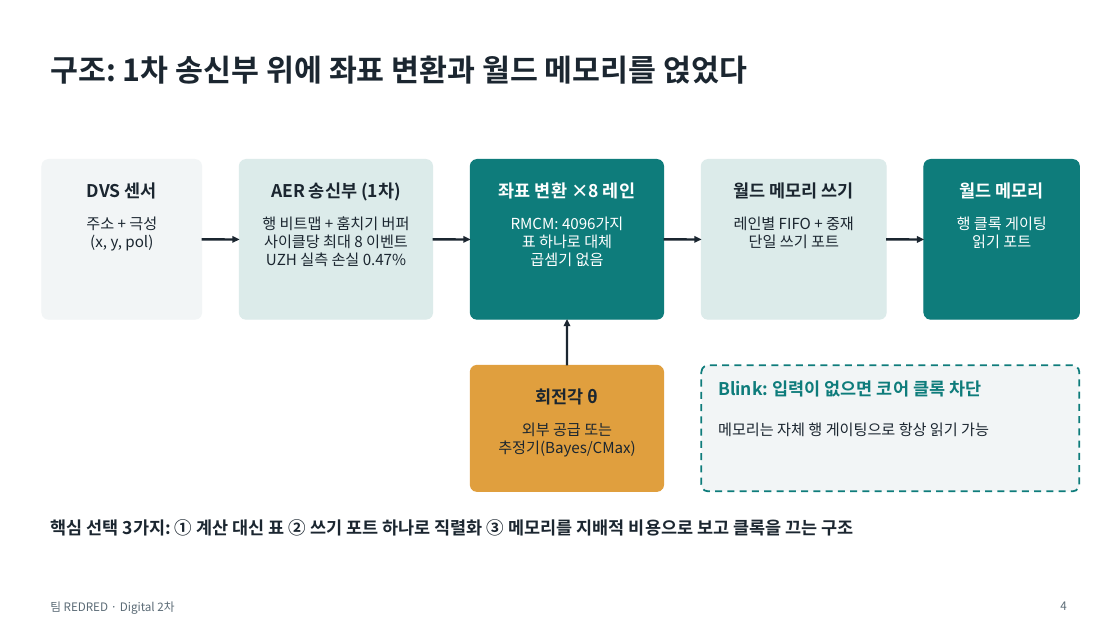
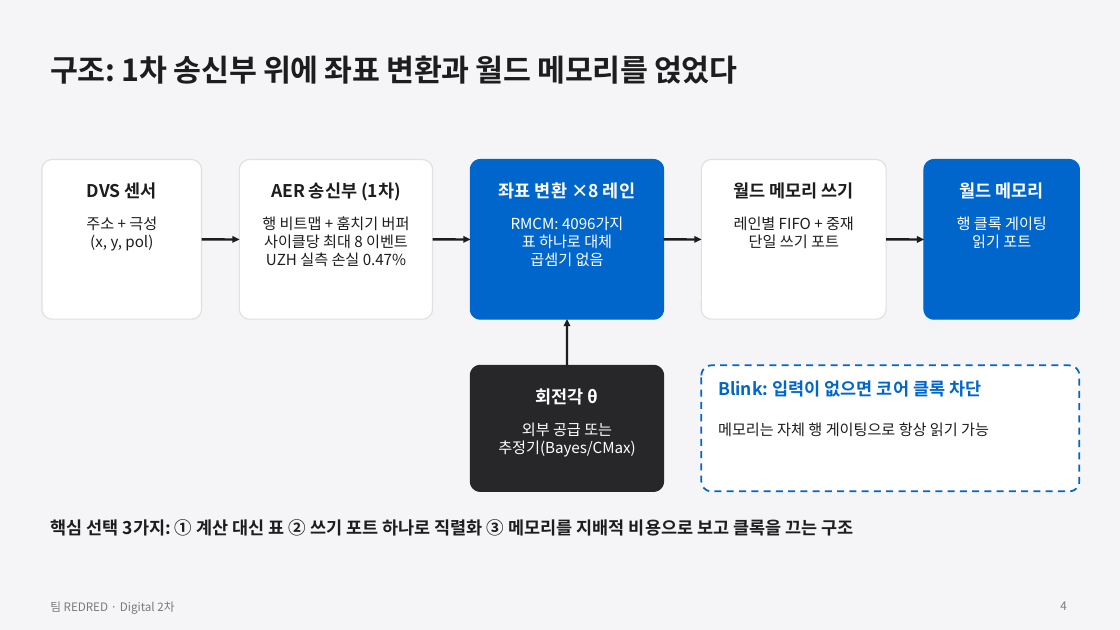
Before and after one commit to GangHeeJo/AI-SEMI, a slide deck: slide 4 of submission/REDRED_2차_발표자료.pptx. Drawn at 1120x630 pixels with LibreOffice and Linux fonts; fonts in the diff are those of the drawing. Boxes give left, top, right and bottom in pixels: in the first picture for what was removed or moved away, otherwise in the second. Text is boxed around its words. In the diff, an @@ line names an element or a change of style, - is before the commit and + after.

```diff
--- a/submission/REDRED_2차_발표자료.pptx
+++ b/submission/REDRED_2차_발표자료.pptx
@@ background #FFFFFF to #F5F5F7 @@
@@ text "구조: 1차 송신부 위에 좌표 ..." at (x1=50, y1=55, x2=737, y2=84): text colour #1B2630 to #1D1D1F, letter spacing 0 to -0.3 pt @@
@@ rounded rectangle at (x1=42, y1=160, x2=202, y2=319): fill #F2F5F6 to #FFFFFF; outline #F2F5F6 1 pt to #E0E0E0 1 pt; proportions changed @@
@@ rounded rectangle at (x1=239, y1=160, x2=433, y2=319): fill #DCEBEA to #FFFFFF; outline #DCEBEA 1 pt to #E0E0E0 1 pt; proportions changed @@
@@ rounded rectangle at (x1=471, y1=160, x2=664, y2=319): fill #0E7C7B to #0066CC; outline #0E7C7B 1 pt to #0066CC 1 pt; proportions changed @@
@@ rounded rectangle at (x1=702, y1=160, x2=886, y2=319): fill #DCEBEA to #FFFFFF; outline #DCEBEA 1 pt to #E0E0E0 1 pt; proportions changed @@
@@ rounded rectangle at (x1=924, y1=160, x2=1080, y2=319): fill #0E7C7B to #0066CC; outline #0E7C7B 1 pt to #0066CC 1 pt; proportions changed @@
@@ arrow (202, 239) - (239, 239): stroke #1B2630 2 pt to #1D1D1F 2 pt @@
@@ arrow (433, 239) - (471, 239): stroke #1B2630 2 pt to #1D1D1F 2 pt @@
@@ arrow (664, 239) - (702, 239): stroke #1B2630 2 pt to #1D1D1F 2 pt @@
@@ arrow (886, 239) - (924, 239): stroke #1B2630 2 pt to #1D1D1F 2 pt @@
@@ arrow (567, 365) - (567, 319): stroke #1B2630 2 pt to #1D1D1F 2 pt @@
@@ rounded rectangle at (x1=471, y1=365, x2=664, y2=492): fill #E09F3E to #272729; outline #E09F3E 1 pt to #272729 1 pt; proportions changed @@
@@ text "회전각 θ" at (x1=535, y1=388, x2=599, y2=405): text colour #1B2630 to #FFFFFF @@
@@ rounded rectangle at (x1=702, y1=365, x2=1080, y2=492): fill #F2F5F6 to #FFFFFF; outline #0E7C7B 1.5 pt dashed to #0066CC 1.5 pt dashed; proportions changed @@
@@ text "Blink: 입력이 없으면 코어 클록 ..." at (x1=718, y1=380, x2=981, y2=397): text colour #0E7C7B to #0066CC @@
@@ text "외부 공급 또는" at (x1=498, y1=422, x2=636, y2=457): text colour #1B2630 to #FFFFFF @@
@@ text colour #1B2630 to #1D1D1F in 8 elements at (x1=87, y1=182, x2=157, y2=199), (x1=86, y1=216, x2=157, y2=251), (x1=271, y1=182, x2=401, y2=201), (x1=262, y1=216, x2=410, y2=266), (x1=733, y1=182, x2=854, y2=199), (x1=734, y1=216, x2=854, y2=248), (x1=718, y1=422, x2=989, y2=437), (x1=50, y1=519, x2=854, y2=536) @@
@@ text "팀 REDRED · Digital 2차" at (x1=50, y1=601, x2=174, y2=614): text colour #5B6B76 to #7A7A7A @@
@@ page number at (x1=1060, y1=601, x2=1066, y2=610): text colour #5B6B76 to #7A7A7A @@
```
Also in this commit, not shown: 18 other slides changed, 13 other files.
